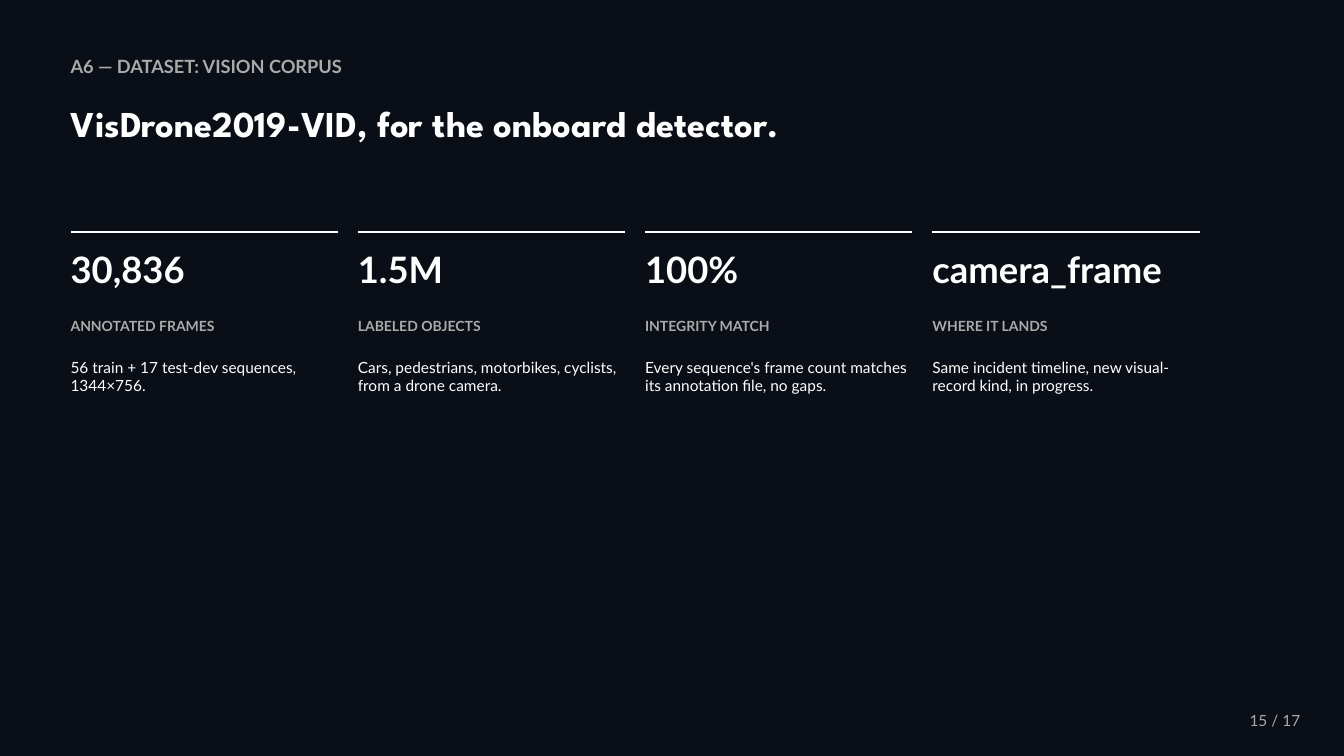
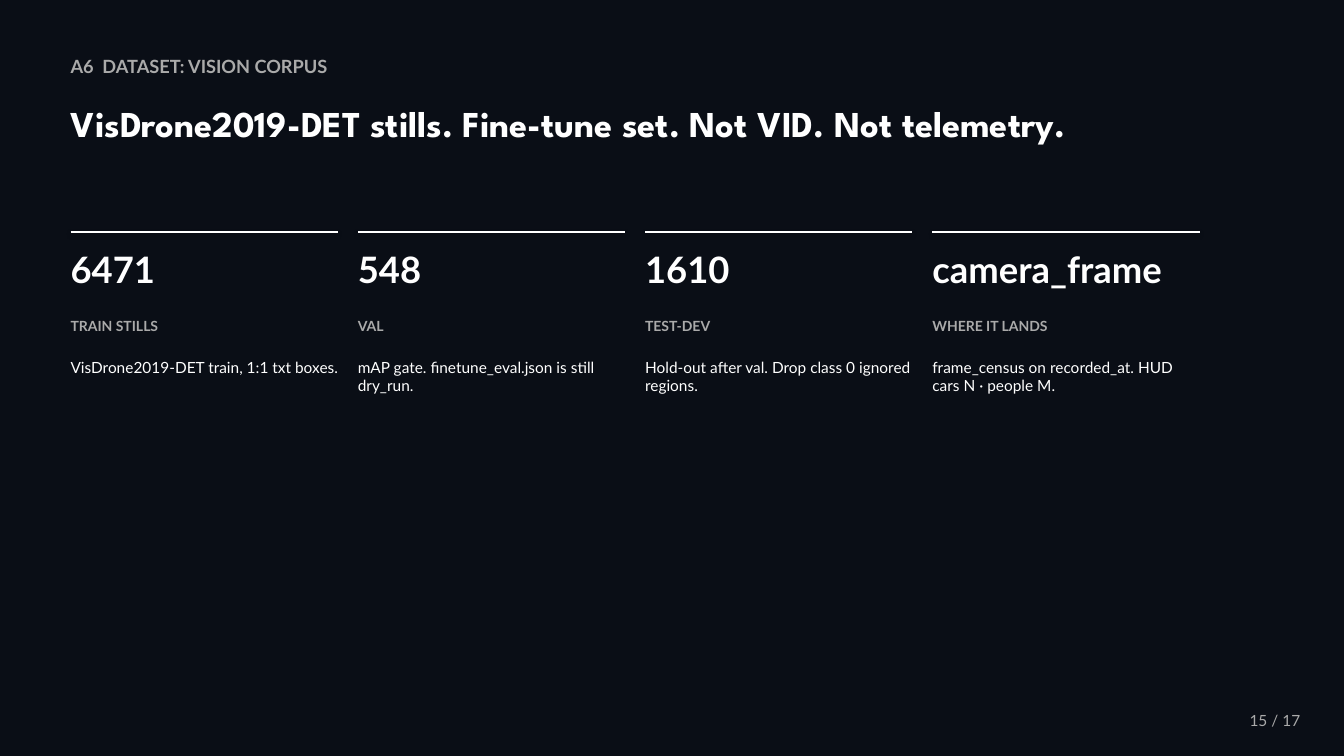
Before and after one commit to Sea1vester/WISL-Singapore-Defence-Tech-Hackathon, a slide deck: slide 15 of WISL_Pitch_Deck.pptx. Drawn at 1344x756 pixels with LibreOffice and Linux fonts; fonts in the diff are those of the drawing. Boxes give left, top, right and bottom in pixels: in the first picture for what was removed or moved away, otherwise in the second. Text is boxed around its words. In the diff, an @@ line names an element or a change of style, - is before the commit and + after.

Commit message:
Update pitch slides and ignore large local datasets.
Drop the 909MB telemetry zip and other local junk from git so GitHub will accept the push.

```diff
--- a/WISL_Pitch_Deck.pptx
+++ b/WISL_Pitch_Deck.pptx
@@ text at [71, 59, 328, 73]: text changed @@
-A6 — DATASET: VISION CORPUS
+A6 DATASET: VISION CORPUS
@@ text at [71, 112, 1065, 145]: text changed @@
-VisDrone2019-VID, for the onboard detector.
+VisDrone2019-DET stills. Fine-tune set. Not VID. Not telemetry.
@@ text at [71, 256, 155, 284]: text changed @@
-30,836
+6471
@@ text at [358, 256, 421, 284]: text changed @@
-1.5M
+548
@@ text at [645, 256, 729, 284]: text changed @@
-100%
+1610
@@ text at [71, 321, 158, 331]: text changed @@
-ANNOTATED FRAMES
+TRAIN STILLS
@@ text at [358, 321, 384, 331]: text changed @@
-LABELED OBJECTS
+VAL
@@ text at [645, 321, 710, 331]: text changed @@
-INTEGRITY MATCH
+TEST-DEV
@@ text at [71, 361, 338, 375]: text changed @@
-56 train + 17 test-dev sequences, 1344×756.
+VisDrone2019-DET train, 1:1 txt boxes.
@@ text at [358, 361, 594, 394]: text changed @@
-Cars, pedestrians, motorbikes, cyclists, from a drone camera.
+mAP gate. finetune_eval.json is still dry_run.
@@ text at [645, 361, 910, 394]: text changed @@
-Every sequence's frame count matches its annotation file, no gaps.
+Hold-out after val. Drop class 0 ignored regions.
@@ text at [932, 361, 1173, 394]: text changed @@
-Same incident timeline, new visual-record kind, in progress.
+frame_census on recorded_at. HUD cars N · people M.
```
Also in this commit, not shown: 6 other slides changed, 2 slides added, 2 slides removed, 4 other files.
